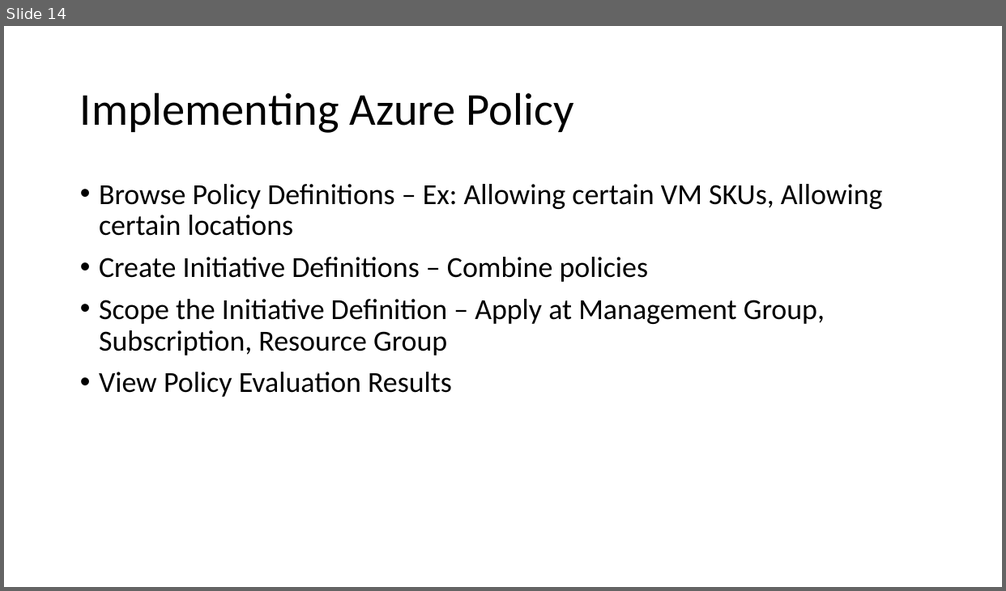
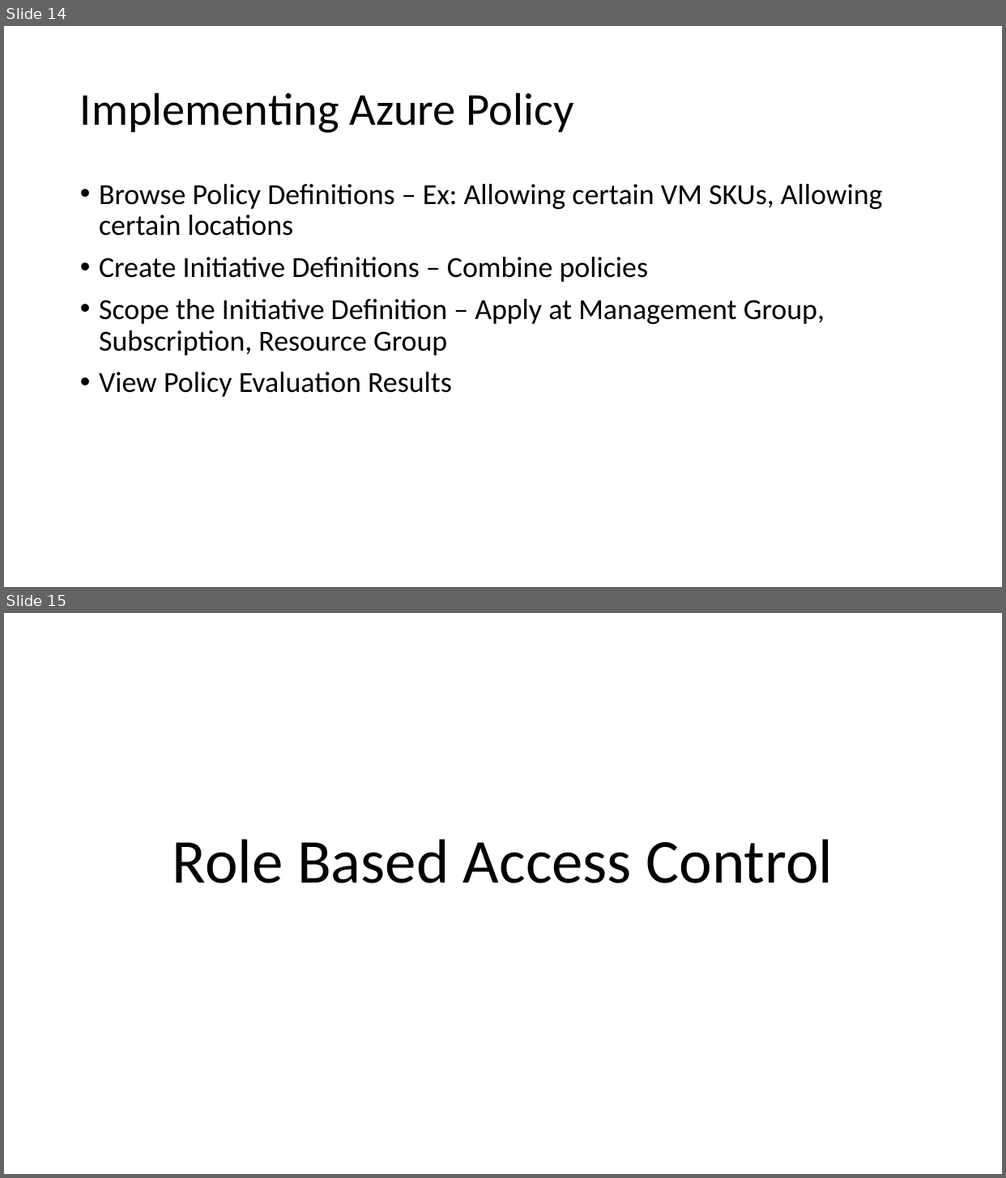
Before and after one commit to aswini-roy/Az104-D, a slide deck: Governance and Compliance.pptx. Shown one above the other, each under a label of ours: slide 14 before the commit, slides 14 and 15 after it. The pictures are 1006x591 and 1006x1178 pixels, drawn with LibreOffice and Linux fonts; fonts in the diff are those of the drawing. Boxes give left, top, right and bottom in pixels: in the first picture for what was removed or moved away, otherwise in the second. Text is boxed around its words. In the diff, an @@ line names an element or a change of style, - is before the commit and + after.

```diff
--- a/Governance and Compliance.pptx
+++ b/Governance and Compliance.pptx
@@ slide 15 added at bbox=[4, 613, 1002, 1174], background #FFFFFF @@
@@ title added at bbox=[172, 839, 833, 884], 60 pt, text #000000 @@
+Role Based Access Control
```
Also in this commit, not shown: 7 other slides added.
